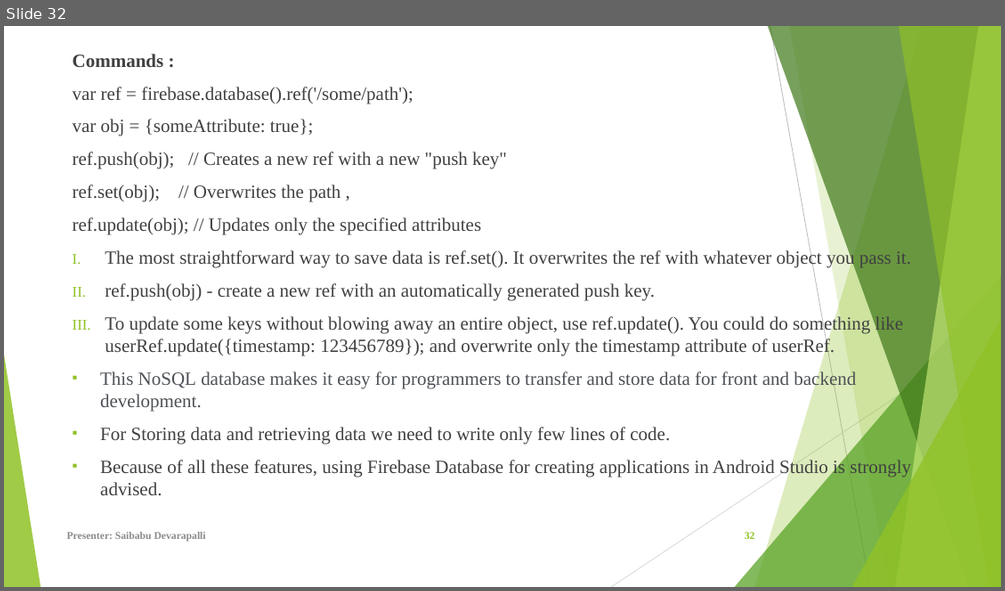
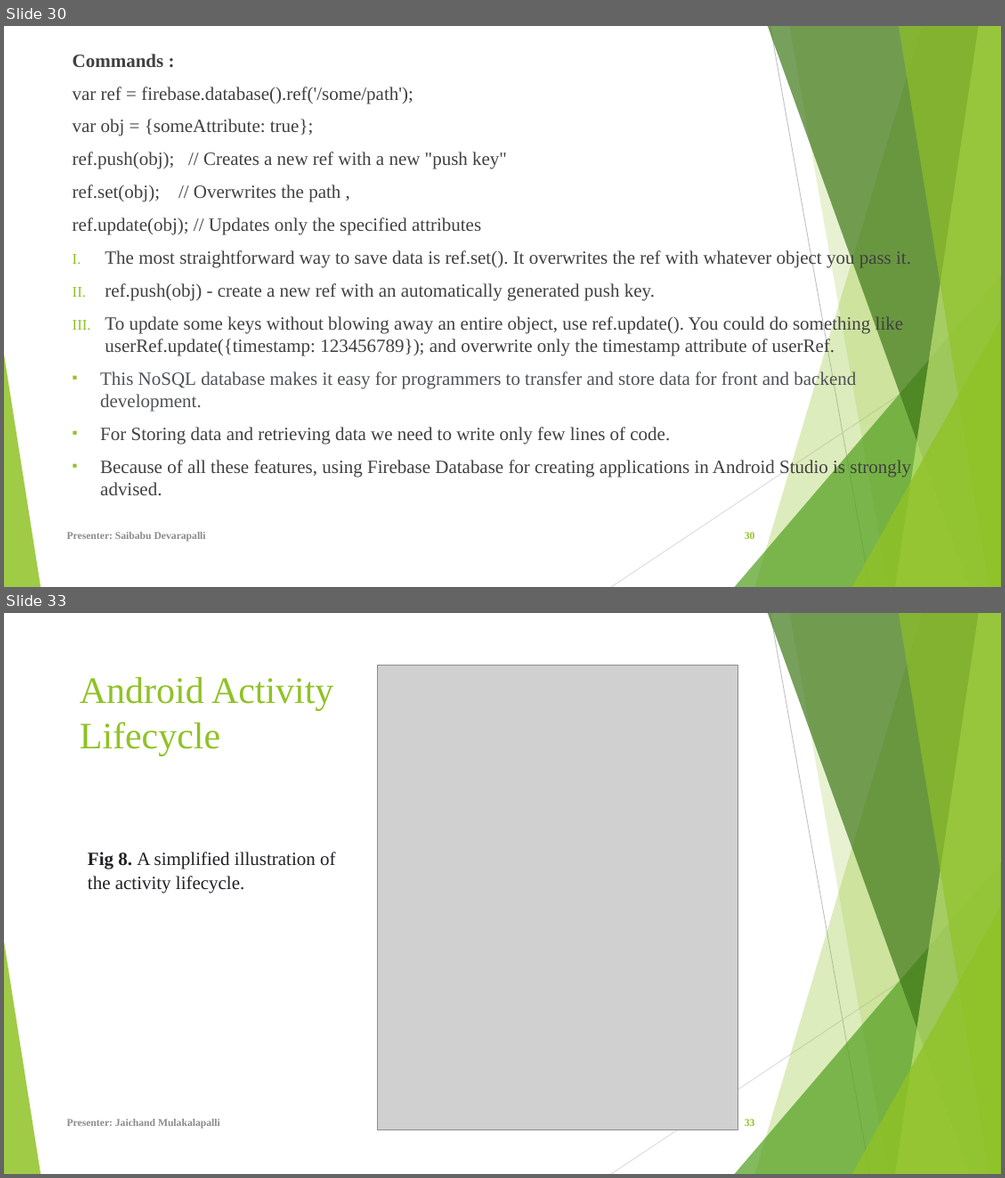
Before and after one commit to Sec03Team05Fall22GDP1/FreebiesforNewbies, a slide deck: Project_Files/Sprint 6/FreeBies For NewBies.pptx. Shown one above the other, each under a label of ours: slide 32 before the commit, slides 30 and 33 after it; the slides between them are not shown. The pictures are 1005x591 and 1005x1178 pixels, drawn with LibreOffice and Linux fonts; fonts in the diff are those of the drawing; grey boxes stand for pictures. Boxes give left, top, right and bottom in pixels: in the first picture for what was removed or moved away, otherwise in the second. Text is boxed around its words. In the diff, an @@ line names an element or a change of style, - is before the commit and + after.

Commit message:
Updated Android Activity lifecycle, Summary slides
updated the presentation with Android Activity lifecycle, Lessions learned, Summary etc.,

```diff
--- a/Project_Files/Sprint 6/FreeBies For NewBies.pptx
+++ b/Project_Files/Sprint 6/FreeBies For NewBies.pptx
@@ slide 33 added at box(4, 613, 1001, 1174), background #FFFFFF; not listed: 10 template elements that a slide beside it also shows @@
@@ picture added at box(377, 665, 737, 1130) @@
@@ title added at box(80, 677, 333, 755), 36 pt, text #90C226 @@
+Android Activity Lifecycle
@@ text added at box(88, 852, 335, 893), 18 pt, text #202124 @@
+Fig 8. A simplified illustration of the activity lifecycle.
@@ text added at box(67, 1119, 220, 1128), 10 pt, text #8C8C8C, bold @@
+Presenter: Jaichand Mulakalapalli
@@ page number added at box(744, 1119, 755, 1126), 10 pt, text #90C226, bold @@
+33
@@ what was slide 32 is now slide 30 @@
@@ page number at box(744, 532, 755, 539): text changed @@
-32
+30
```
Also in this commit, not shown: 5 slides changed, 7 other slides added, 2 slides removed.
